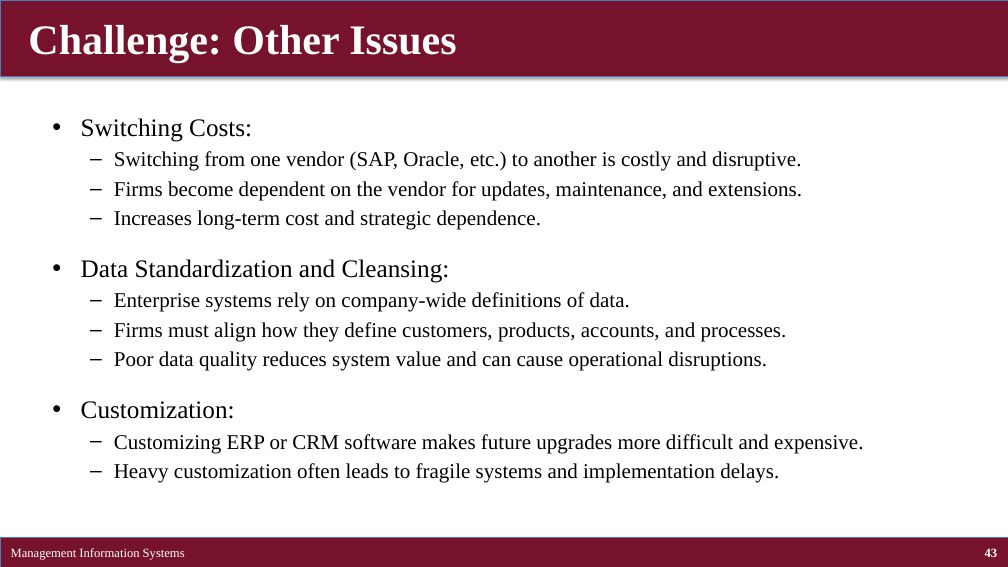
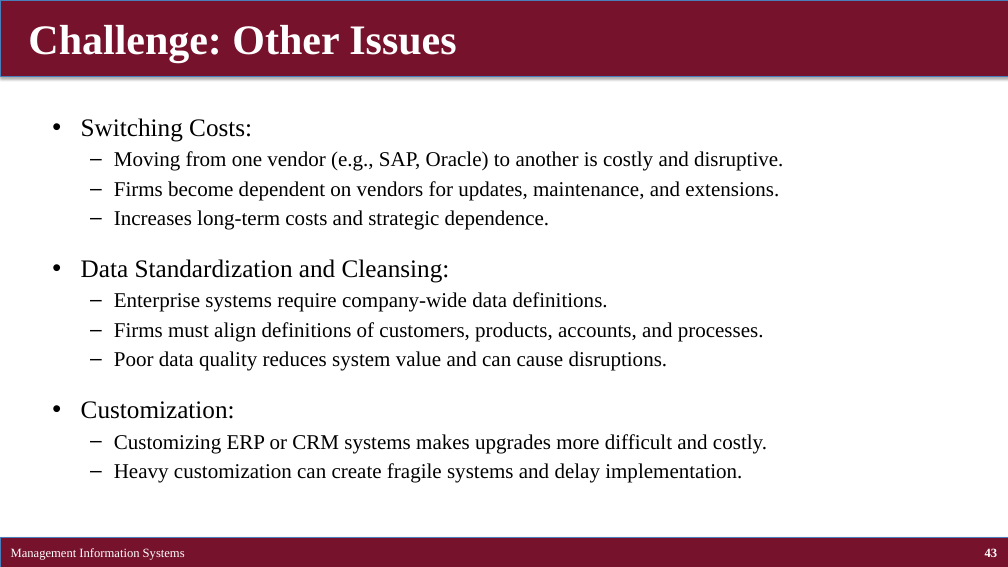
Before and after one commit to brianhwpark/brianhwpark.github.io, a slide deck: slide 43 of files/teaching-resources/concordiacollege-busn-315/busn-315-lecture-note/busn315-ch09.pptx. Drawn at 1008x567 pixels with LibreOffice and Linux fonts; fonts in the diff are those of the drawing. Boxes give left, top, right and bottom in pixels: in the first picture for what was removed or moved away, otherwise in the second. Text is boxed around its words. In the diff, an @@ line names an element or a change of style, - is before the commit and + after.

```diff
--- a/files/teaching-resources/concordiacollege-busn-315/busn-315-lecture-note/busn315-ch09.pptx
+++ b/files/teaching-resources/concordiacollege-busn-315/busn-315-lecture-note/busn315-ch09.pptx
@@ text at (114,151,783,230): text changed @@
-  – Switching from one vendor (SAP, Oracle, etc.) to another is costly and disruptive.
-  – Firms become dependent on the vendor for updates, maintenance, and extensions.
-  – Increases long-term cost and strategic dependence.
+  – Moving from one vendor (e.g., SAP, Oracle) to another is costly and disruptive.
+  – Firms become dependent on vendors for updates, maintenance, and extensions.
+  – Increases long-term costs and strategic dependence.
@@ text at (114,292,764,371): text changed @@
-  – Enterprise systems rely on company-wide definitions of data.
-  – Firms must align how they define customers, products, accounts, and processes.
-  – Poor data quality reduces system value and can cause operational disruptions.
+  – Enterprise systems require company-wide data definitions.
+  – Firms must align definitions of customers, products, accounts, and processes.
+  – Poor data quality reduces system value and can cause disruptions.
@@ text at (114,434,767,483): text changed @@
-  – Customizing ERP or CRM software makes future upgrades more difficult and expensive.
-  – Heavy customization often leads to fragile systems and implementation delays.
+  – Customizing ERP or CRM systems makes upgrades more difficult and costly.
+  – Heavy customization can create fragile systems and delay implementation.
```
Also in this commit, not shown: 30 other slides changed, 2 slides added, 2 slides removed, 14 other files.
